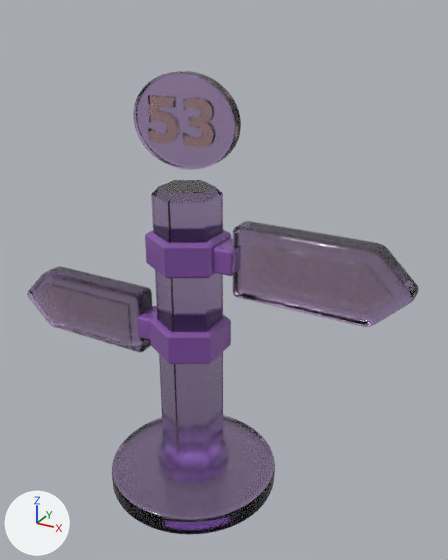
What one commit did to the glTF model deploycli/awsicons/models/aws/route53.glb.
Camera for both pictures: a 50 mm lens placed at (2.22, -3.51, 2.2), pointed at (0.21, 0.13, 0.37). Lighting does not change. The marker at lower left points along +X, +Y and +Z. The picture after the commit comes second. Where no turn or scale is listed for an object, it has been applied to the vertices.

Script lines for the objects in view, before the commit:
```python
ob_hexagonal_post = bpy.data.objects.new('Hexagonal post', me_hexagonal_post)
ob_hexagonal_post.location = (0.0, 0.0, -0.175)
ob_hexagonal_post.scale = (1.0, 1.0, 0.85)
ob_left_arrow = bpy.data.objects.new('Left arrow', me_left_arrow)
ob_left_arrow.location = (0.0, 0.0, -0.396)
ob_left_collar = bpy.data.objects.new('Left collar', me_left_collar)
ob_left_collar.location = (0.0, 0.0, -0.396)
ob_left_socket = bpy.data.objects.new('Left socket', me_left_socket)
ob_left_socket.location = (-0.336, 0.0, -0.056)
ob_raised_53 = bpy.data.objects.new('Raised 53', me_text)
ob_raised_53.location = (0.0, -0.051, 1.514)
ob_right_arrow = bpy.data.objects.new('Right arrow', me_right_arrow)
ob_right_arrow.location = (0.0, 0.0, -0.396)
ob_right_collar = bpy.data.objects.new('Right collar', me_right_collar)
ob_right_collar.location = (0.0, 0.0, -0.396)
ob_right_front_inlay = bpy.data.objects.new('Right front inlay', me_right_front_inlay)
ob_right_front_inlay.location = (0.0, 0.0, -0.396)
ob_right_socket = bpy.data.objects.new('Right socket', me_right_socket)
ob_right_socket.location = (0.336, 0.0, 0.624)
# also in view: 'Round foot' at (0.0, 0.0, -1.33); 'Left front inlay' at (-0.98, -0.11, -0.06); 'Foot collar' at (0.0, 0.0, -1.21); 'Route number plate' at (0.0, 0.0, 1.51)
```
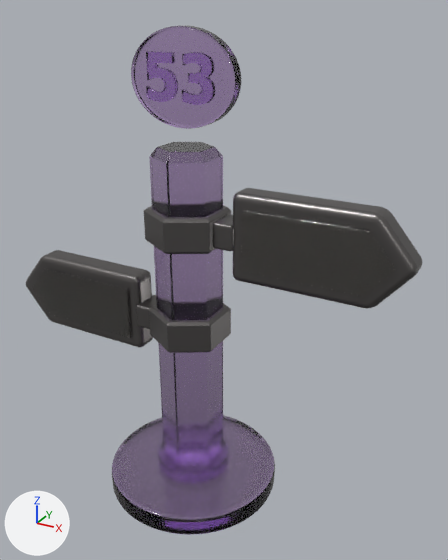
What differs and where, as boxes (x1, y1, x2, y2) in the pictures (448 x 560 px):
'Hexagonal post', moved, rescaled (13% taller)
    before: (151, 180, 223, 466)
    after: (149, 142, 223, 466)
'Right arrow', recoloured, moved, rescaled (13% taller)
    before: (232, 221, 419, 327)
    after: (233, 188, 422, 308)
'Right front inlay', moved, rescaled (13% taller)
    before: (240, 241, 393, 318)
    after: (241, 210, 396, 297)
'Route number plate', moved
    before: (133, 71, 241, 170)
    after: (131, 25, 241, 129)
'Left arrow', recoloured, moved, rescaled (13% taller)
    before: (27, 266, 152, 352)
    after: (26, 250, 153, 347)
'Left front inlay', moved, rescaled (13% taller)
    before: (33, 283, 132, 345)
    after: (32, 268, 132, 338)
'Right collar', recoloured, moved
    before: (145, 230, 231, 278)
    after: (144, 205, 231, 254)
'Raised 53', recoloured, moved
    before: (148, 95, 215, 148)
    after: (146, 51, 214, 105)
'Left collar', recoloured, moved
    before: (150, 315, 231, 364)
    after: (149, 303, 231, 353)
'Right socket', recoloured, moved
    before: (213, 239, 234, 276)
    after: (213, 214, 234, 251)
'Left socket', recoloured, moved
    before: (137, 306, 157, 340)
    after: (136, 295, 156, 329)

What the commit changed:
Material 'Satin graphite nickel' (mat_satin_graphite_nickel) is new.
Its base color is (0.15, 0.141, 0.138) (dark grey #6c6968).
Its metallic is 0.85.
Its roughness is 0.34.
Its coat weight is 0.06.
me_right_collar has 756 vertices, 1512 faces and spans x -0.264..0.264, y -0.304..0.304, z 0.894..1.146.
me_right_collar no longer uses material mat_polished_amethyst_fittings (purple #9961bf).
me_right_collar gains material mat_satin_graphite_nickel (dark grey #6c6968).
me_right_socket has 152 vertices, 300 faces and spans x -0.078..0.078, y -0.119..0.119, z -0.093..0.093.
me_right_socket no longer uses material mat_polished_amethyst_fittings (purple #9961bf).
me_right_socket gains material mat_satin_graphite_nickel (dark grey #6c6968).
me_right_arrow has 190 vertices, 376 faces and spans x 0.392..1.601, y -0.102..0.102, z 0.762..1.278.
me_right_arrow no longer uses material mat_violet_optical_glass (purple #e3c5fd).
me_right_arrow gains material mat_satin_graphite_nickel (dark grey #6c6968).
me_left_collar has 756 vertices, 1512 faces and spans x -0.264..0.264, y -0.304..0.304, z 0.214..0.466.
me_left_collar no longer uses material mat_polished_amethyst_fittings (purple #9961bf).
me_left_collar gains material mat_satin_graphite_nickel (dark grey #6c6968).
me_left_socket has 152 vertices, 300 faces and spans x -0.078..0.078, y -0.119..0.119, z -0.093..0.093.
me_left_socket no longer uses material mat_polished_amethyst_fittings (purple #9961bf).
me_left_socket gains material mat_satin_graphite_nickel (dark grey #6c6968).
me_left_arrow has 190 vertices, 376 faces and spans x -1.601..-0.392, y -0.102..0.102, z 0.082..0.598.
me_left_arrow no longer uses material mat_violet_optical_glass (purple #e3c5fd).
me_left_arrow gains material mat_satin_graphite_nickel (dark grey #6c6968).
me_text has 1688 vertices, 3368 faces and spans x -0.25..0.249, y -0.022..0.022, z -0.148..0.162.
me_text no longer uses material mat_gold_optical_glass (beige #ffebc0).
me_text gains material mat_violet_optical_glass (purple #e3c5fd).
Object 'Hexagonal post' (ob_hexagonal_post) moves from (0.0, 0.0, -0.175) to (0.0, 0.0, -0.056).
Object 'Hexagonal post' (ob_hexagonal_post) is rescaled from (1.0, 1.0, 0.85) to (1.0, 1.0, 0.952).
Object 'Right collar' (ob_right_collar) moves from (0.0, 0.0, -0.396) to (0.0, 0.0, -0.218).
Object 'Right socket' (ob_right_socket) moves from (0.336, 0.0, 0.624) to (0.336, 0.0, 0.802).
Object 'Right arrow' (ob_right_arrow) moves from (0.0, 0.0, -0.396) to (0.0, 0.0, -0.422).
Object 'Right arrow' (ob_right_arrow) is rescaled from (1.0, 1.0, 1.0) to (1.0, 1.0, 1.2).
Object 'Right front inlay' (ob_right_front_inlay) moves from (0.0, 0.0, -0.396) to (0.0, 0.0, -0.422).
Object 'Right front inlay' (ob_right_front_inlay) is rescaled from (1.0, 1.0, 1.0) to (1.0, 1.0, 1.2).
Object 'Left collar' (ob_left_collar) moves from (0.0, 0.0, -0.396) to (0.0, 0.0, -0.3).
Object 'Left socket' (ob_left_socket) moves from (-0.336, 0.0, -0.056) to (-0.336, 0.0, 0.04).
Object 'Left arrow' (ob_left_arrow) moves from (0.0, 0.0, -0.396) to (0.0, 0.0, -0.368).
Object 'Left arrow' (ob_left_arrow) is rescaled from (1.0, 1.0, 1.0) to (1.0, 1.0, 1.2).
Object 'Left front inlay' (ob_left_front_inlay) moves from (0.0, 0.0, -0.396) to (0.0, 0.0, -0.368).
Object 'Left front inlay' (ob_left_front_inlay) is rescaled from (1.0, 1.0, 1.0) to (1.0, 1.0, 1.2).
Object 'Route number plate' (ob_route_number_plate) moves from (0.0, 0.252, 1.984) to (0.0, 0.252, 2.253).
Object 'Raised 53' (ob_raised_53) moves from (0.0, -0.051, 1.514) to (0.0, -0.051, 1.783).
